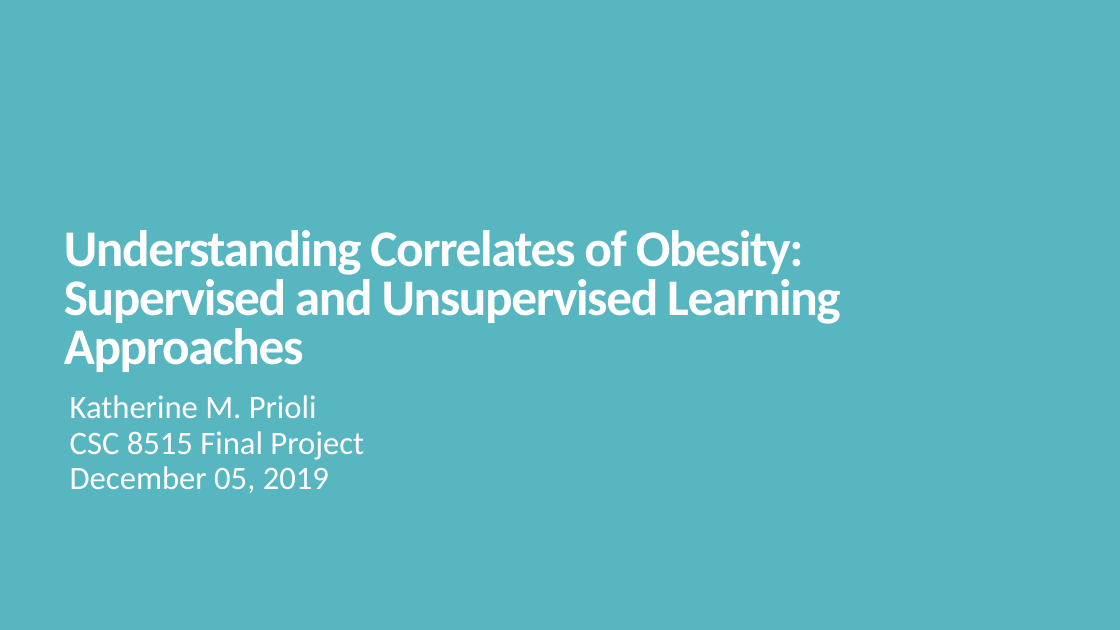
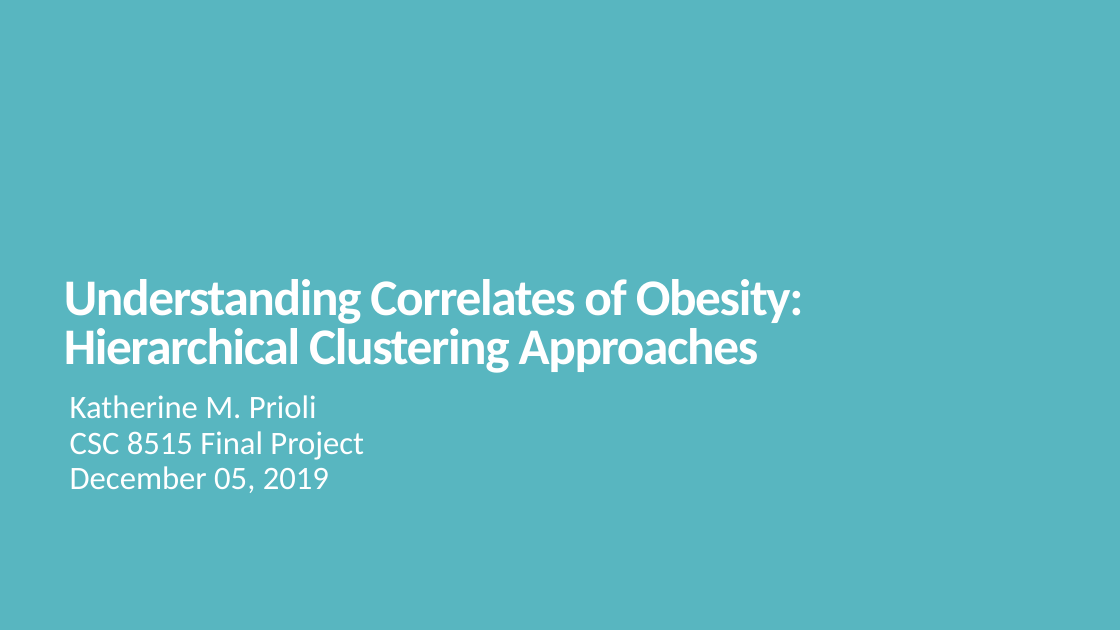
Before and after one commit to kmprioliPROF/CSC_8515_Final_Project, a slide deck: slide 1 of presentation/Prioli_presentation.pptx. Drawn at 1120x630 pixels with LibreOffice and Linux fonts; fonts in the diff are those of the drawing. Boxes give left, top, right and bottom in pixels: in the first picture for what was removed or moved away, otherwise in the second. Text is boxed around its words. In the diff, an @@ line names an element or a change of style, - is before the commit and + after.

```diff
--- a/presentation/Prioli_presentation.pptx
+++ b/presentation/Prioli_presentation.pptx
@@ title at <box>64,279,804,373</box>: text changed @@
-Understanding Correlates of Obesity:
-Supervised and Unsupervised Learning Approaches
+Understanding Correlates of Obesity:
+Hierarchical Clustering Approaches
```
Also in this commit, not shown: 6 other slides changed, 3 slides added, 1 slide removed, 2 other files.
